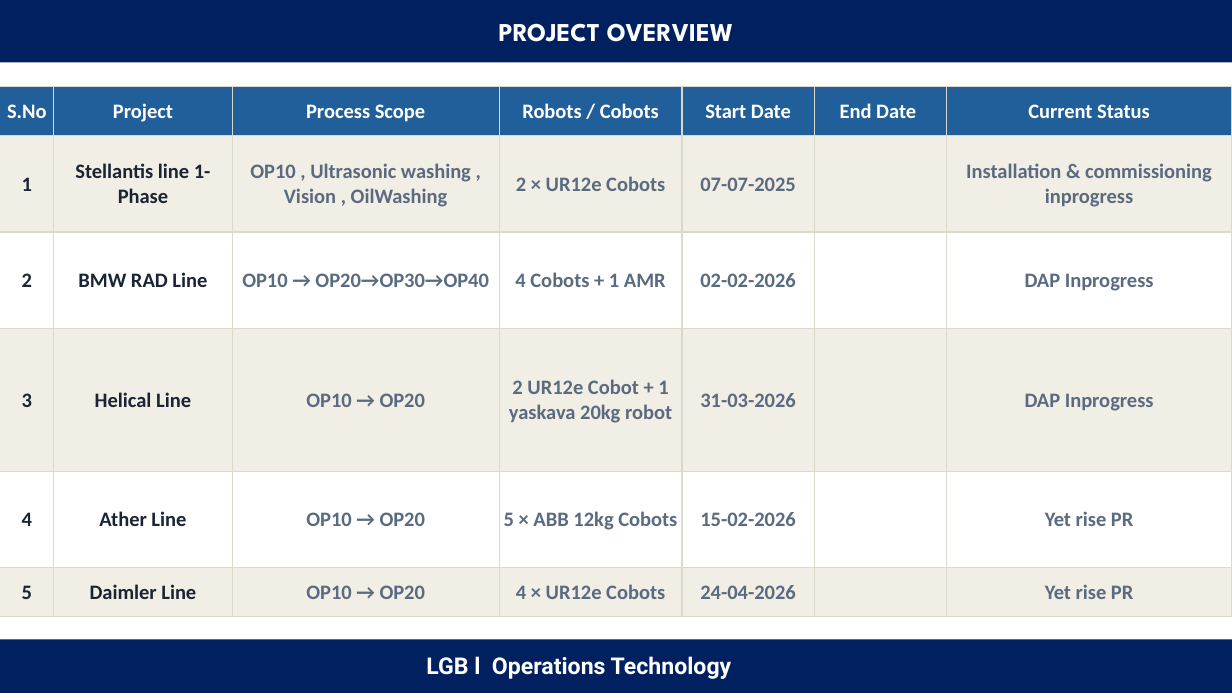
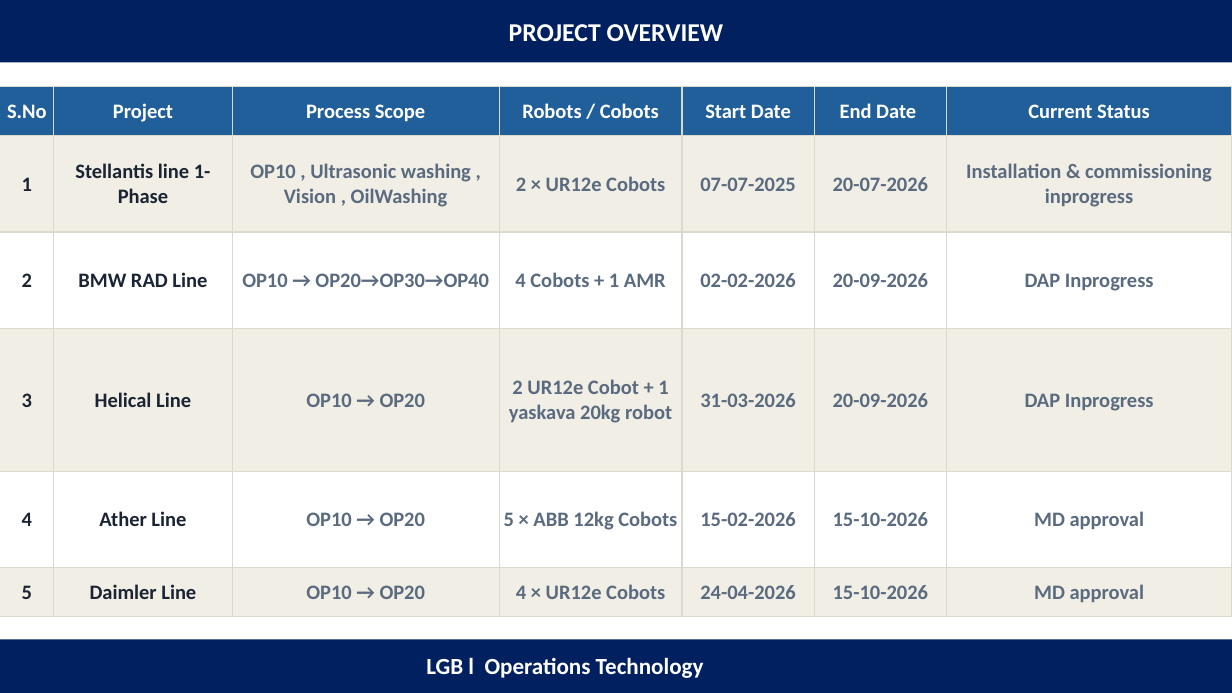
Before and after one commit to anand2204-robo/Project-List, a slide deck: slide 2 of Automation project.pptx (slide 3 before the commit). Drawn at 1232x693 pixels with LibreOffice and Linux fonts; fonts in the diff are those of the drawing. Boxes give left, top, right and bottom in pixels: in the first picture for what was removed or moved away, otherwise in the second. Text is boxed around its words. In the diff, an @@ line names an element or a change of style, - is before the commit and + after.

```diff
--- a/Automation project.pptx
+++ b/Automation project.pptx
@@ text "PROJECT OVERVIEW" at (509, 24, 724, 41): font League Spartan to Calibri @@
@@ table at (0, 87, 1232, 616) @@
-row 2, column 6: 
+row 2, column 6: 20-07-2026
-row 3, column 6: 
+row 3, column 6: 20-09-2026
-row 4, column 6: 
+row 4, column 6: 20-09-2026
-row 5, column 6: 
+row 5, column 6: 15-10-2026
-row 5, column 7: Yet rise PR
+row 5, column 7: MD approval
-row 6, column 6: 
+row 6, column 6: 15-10-2026
-row 6, column 7: Yet rise PR
+row 6, column 7: MD approval
@@ text "LGB l Operations Technology" at (426, 657, 704, 678): font Roboto to Calibri @@
```
Also in this commit, not shown: 43 other slides changed, 1 slide added, 19 slides removed.
